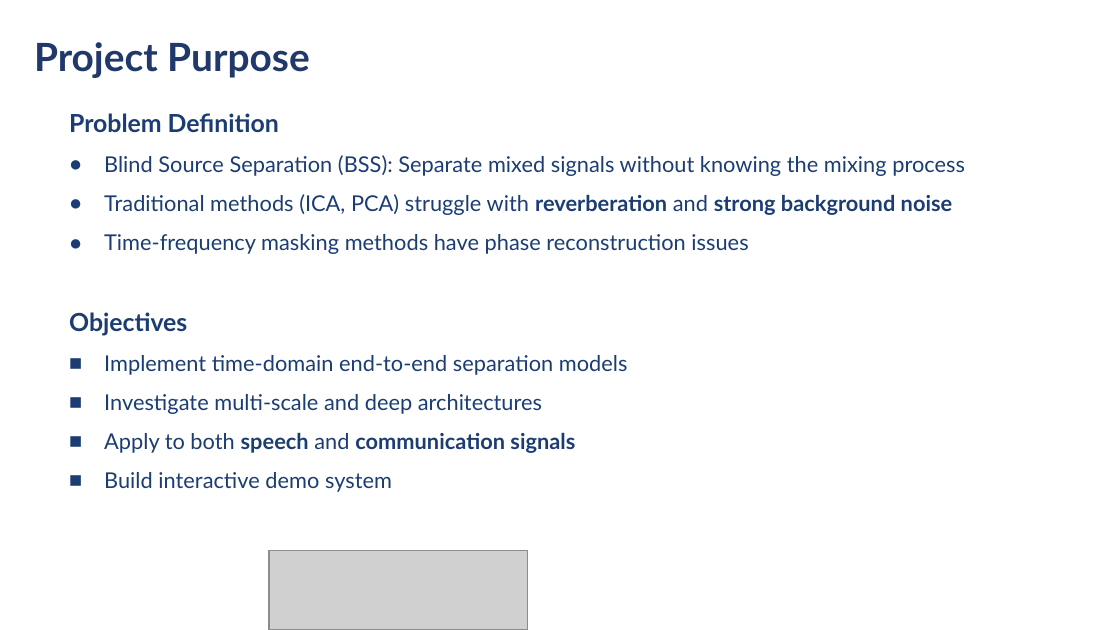
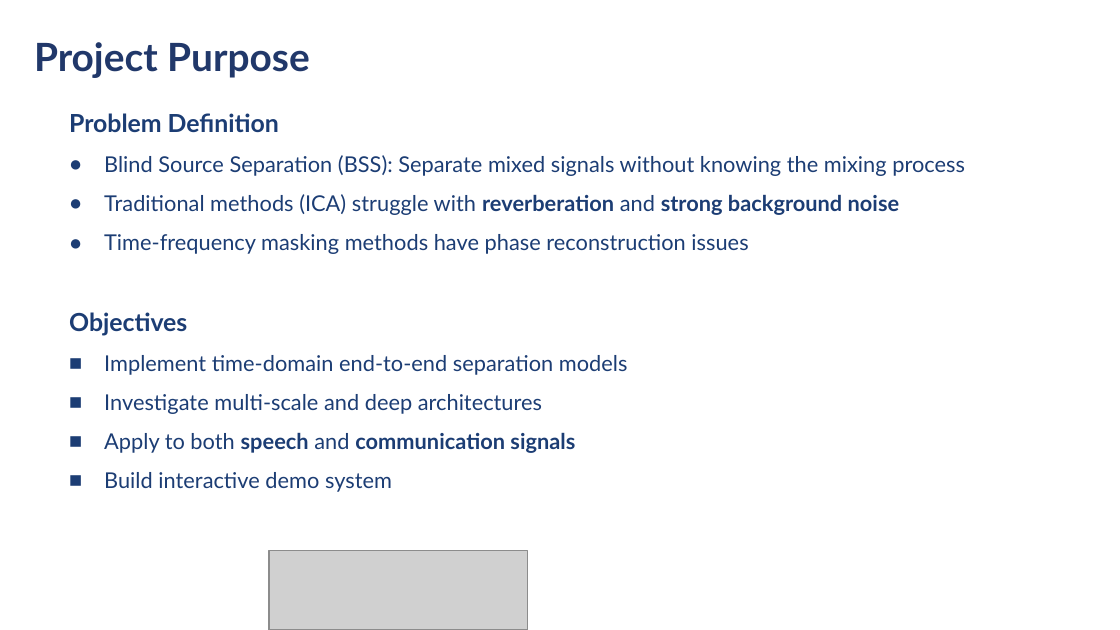
Before and after one commit to Keeper0824/Research-on-Blind-Source-Separation-Based-on-Time-Domain-Masking, a slide deck: slide 2 of Documents/Sun Haoran_2022213462_MidTermViva.pptx. Drawn at 1120x630 pixels with LibreOffice and Linux fonts; fonts in the diff are those of the drawing; grey boxes stand for pictures; background and template pictures are left out. Boxes give left, top, right and bottom in pixels: in the first picture for what was removed or moved away, otherwise in the second. Text is boxed around its words. In the diff, an @@ line names an element or a change of style, - is before the commit and + after.

```diff
--- a/Documents/Sun Haoran_2022213462_MidTermViva.pptx
+++ b/Documents/Sun Haoran_2022213462_MidTermViva.pptx
@@ text at (104, 194, 900, 215): text changed @@
-● Traditional methods (ICA, PCA) struggle with reverberation and strong background noise
+● Traditional methods (ICA) struggle with reverberation and strong background noise
```
Also in this commit, not shown: 2 other slides changed, 4 other files.
